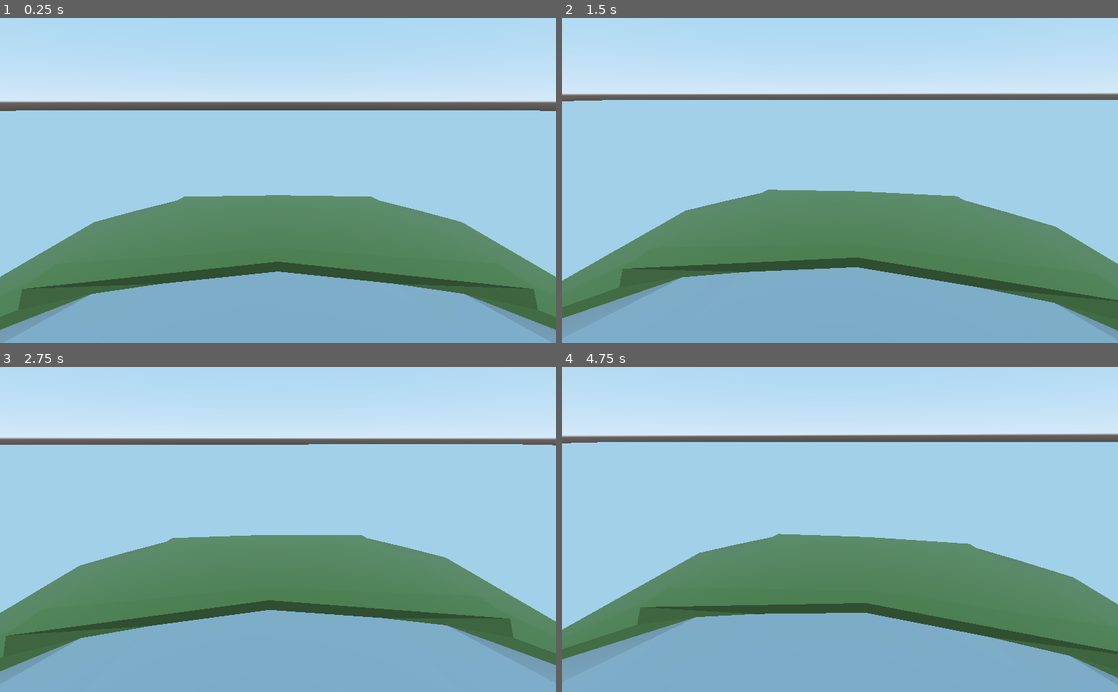
Above: before the commit, frames 1-4 (two rows, left to right).
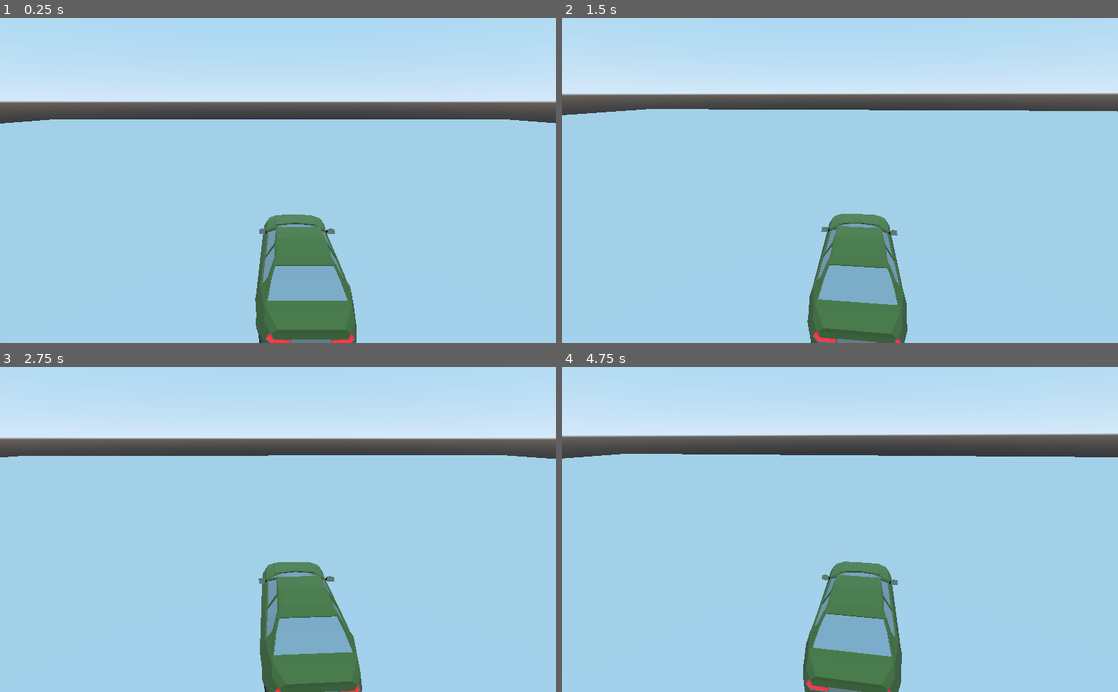
Above: after the commit, the same moments.

Repository: CycloPiStudio/Crazy-Car-2021
Game: Godot game, scene res://Ejecutable/Juego/Escenarios/Niveles/Nivel 1/TerrenoBasico.tscn
Two runs of this game, one before a commit and one after it. Both use one fixed random seed, a clock stepped at 60 frames per second and the inputs below.
Inputs (mouse positions are in pixels of both pictures, inside the frame that each line leads up to):
- Up to frame 1 (0.25 s): no input
- Up to frame 2 (1.5 s): move the mouse to (867, 180) at 0.52 s; hold Up (ui_up) from 0.53 s (still down); tap Space (ui_select) at 0.77 s; move the mouse to (812, 180) at 1.27 s
- Up to frame 3 (2.75 s): keep holding Up (ui_up); tap Space (ui_select) at 1.52 s; move the mouse to (289, 523) at 2.02 s
- Up to frame 4 (4.75 s): keep holding Up (ui_up); move the mouse to (834, 536) at 2.77 s; tap Space (ui_select) at 3.02, 3.77, 4.52 s; move the mouse to (878, 532) at 3.52 s; move the mouse to (795, 526) at 4.27 s

The runs differ from the first frame. In frame 1, 39% of the frame differs, in the area x 0-100%, y 28-100%; in frame 2, 40%; in frame 3, 42%; in frame 4, 42%, in the area x 0-100%, y 23-100%.

Commit message:
cambio camara de sitio pa que se vea el coche

Diff:
--- a/Main/Ejecutable/Juego/Personajes/assets_3d_car_customizable/scripts/car.gd
+++ b/Main/Ejecutable/Juego/Personajes/assets_3d_car_customizable/scripts/car.gd
@@ -35,7 +35,8 @@
 	if(use_camera):
 		cameraOrbit = Spatial.new()
 		var aCameraNode : Camera = Camera.new()
-		aCameraNode.translate(Vector3(0, 0, 0))
+		# el translate estaba a 0,0,0, pruebo a cambiarlo
+		aCameraNode.translate(Vector3(0.5, 1, -6))
 		aCameraNode.rotation_degrees.y = 180
 		# You can change the camera position here
 		# It is currently placed on the hood
